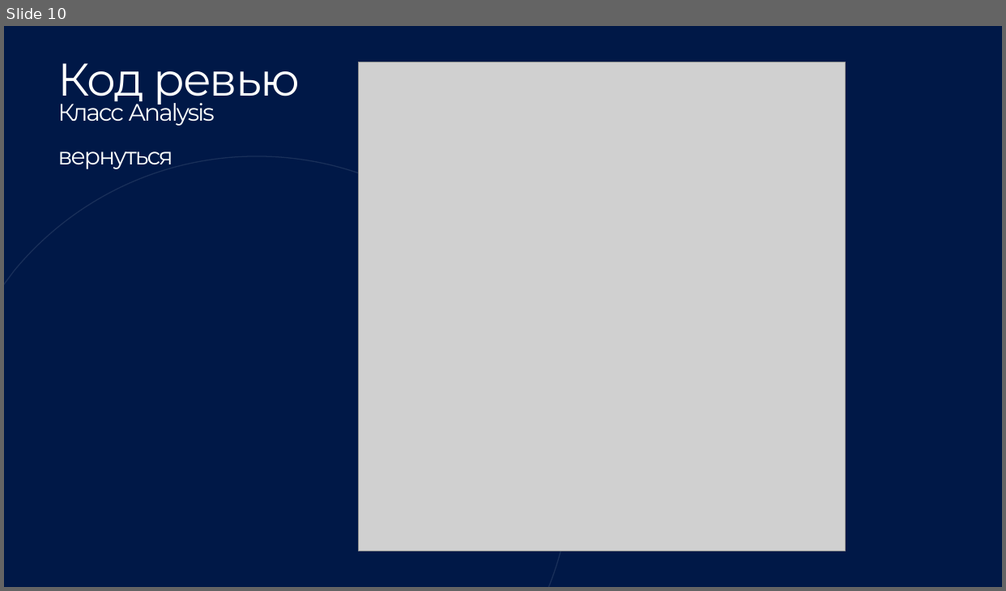
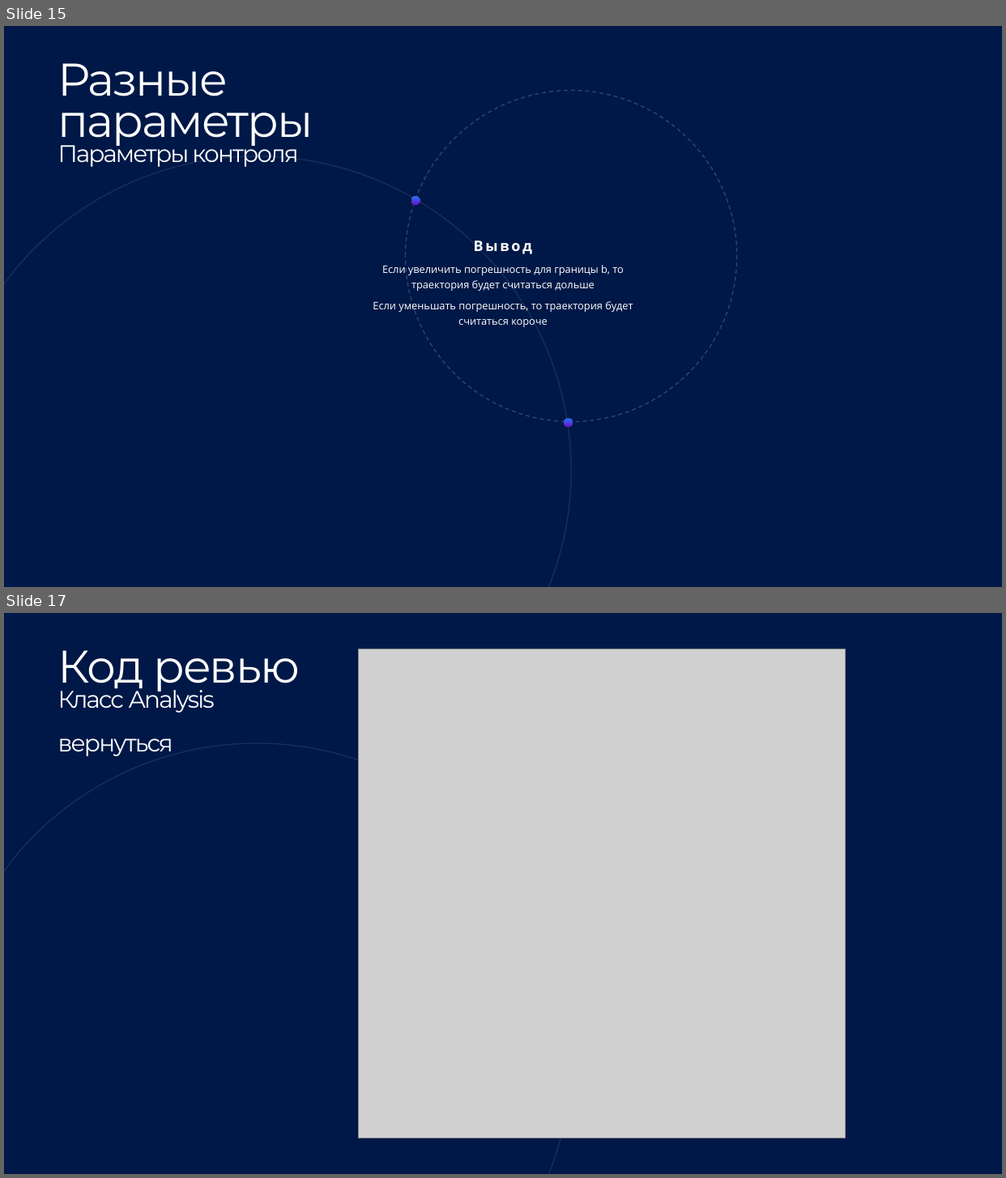
Before and after one commit to qr3x/study_project, a slide deck: _Numerical_Methods/program 9/program 9.pptx. Shown one above the other, each under a label of ours: slide 10 before the commit, slides 15 and 17 after it; the slides between them are not shown. The pictures are 1006x591 and 1006x1178 pixels, drawn with LibreOffice and Linux fonts; fonts in the diff are those of the drawing; grey boxes stand for pictures; background and template pictures are left out. Boxes give left, top, right and bottom in pixels: in the first picture for what was removed or moved away, otherwise in the second. Text is boxed around its words. In the diff, an @@ line names an element or a change of style, - is before the commit and + after.

```diff
--- a/_Numerical_Methods/program 9/program 9.pptx
+++ b/_Numerical_Methods/program 9/program 9.pptx
@@ slide 15 added at box(4, 26, 1002, 587), background #001847; not listed: 1 template element that a slide beside it also shows @@
@@ rectangle added at box(121, 37, 239, 101), fill #001847 @@
@@ text added at box(58, 63, 313, 167), 23 pt, text #FEFFFE @@
+Разные параметры
+Параметры контроля
@@ ellipse added at box(405, 90, 737, 422), outline #FEFFFE 1 pt dashed @@
@@ ellipse added at box(411, 196, 420, 205), fill gradient #2574FB to #6A11CA @@
@@ text added at box(373, 241, 633, 327), 10 pt, text #FEFFFE @@
+Вывод
+Если увеличить погрешность для границы b, то траектория будет считаться дольше
+Если уменьшать погрешность, то траектория будет считаться короче
@@ ellipse added at box(564, 418, 573, 427), fill gradient #2574FB to #6A11CA @@
@@ what was slide 10 is now slide 17 @@
```
Also in this commit, not shown: 6 other slides added, 7 other files.
